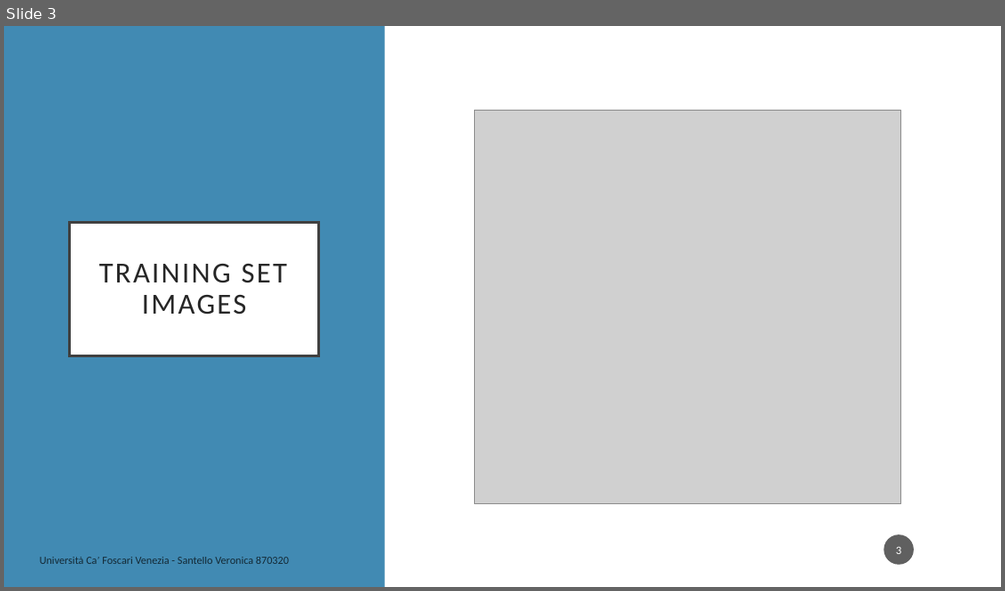
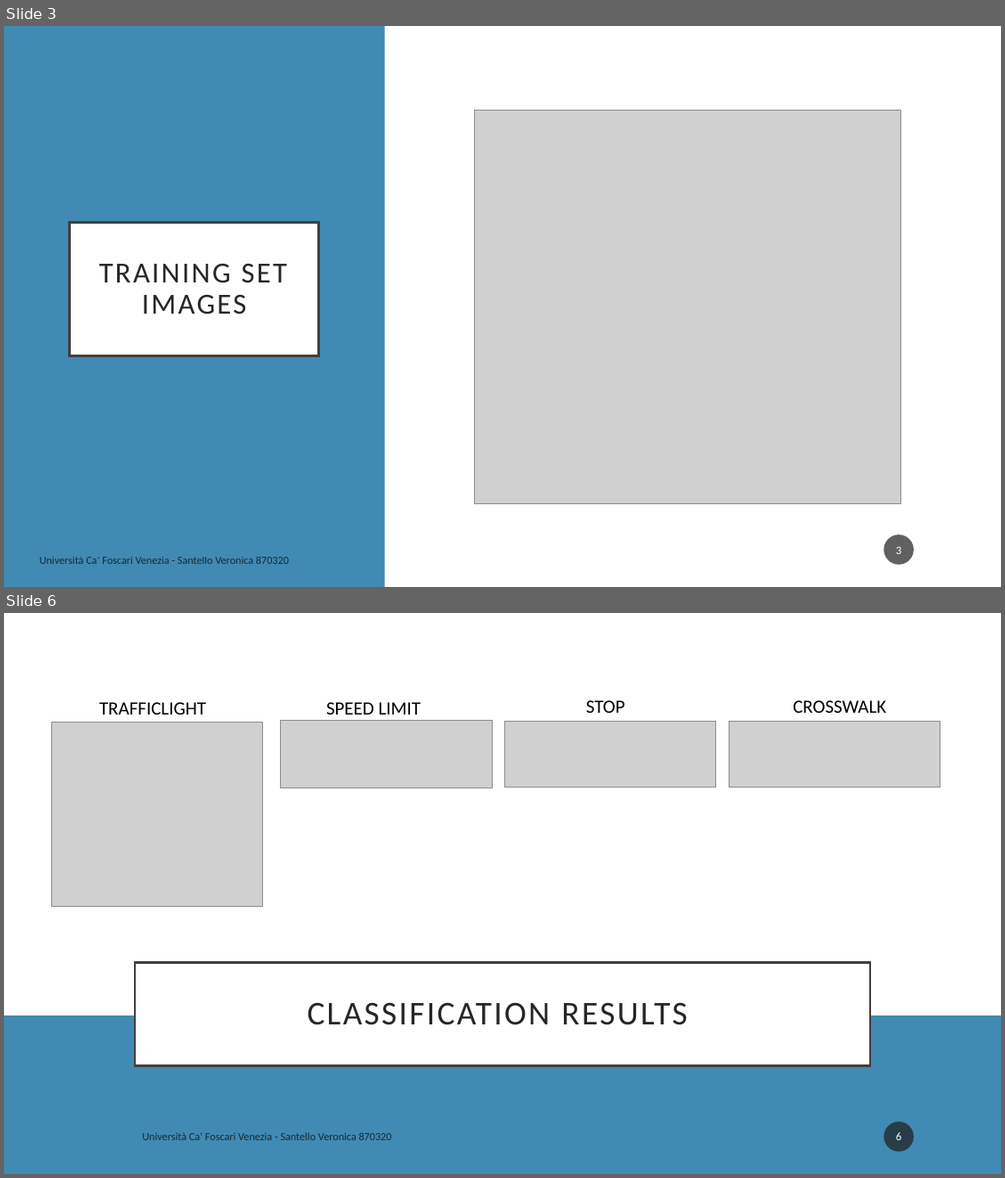
Before and after one commit to VeronicaSantello/Road-Sign-Classifier, a slide deck: road sign recognition.pptx. Shown one above the other, each under a label of ours: slide 3 before the commit, slides 3 and 6 after it; the slides between them are not shown. The pictures are 1005x591 and 1005x1178 pixels, drawn with LibreOffice and Linux fonts; fonts in the diff are those of the drawing; grey boxes stand for pictures. Boxes give left, top, right and bottom in pixels: in the first picture for what was removed or moved away, otherwise in the second. Text is boxed around its words. In the diff, an @@ line names an element or a change of style, - is before the commit and + after.

```diff
--- a/road sign recognition.pptx
+++ b/road sign recognition.pptx
@@ slide 6 added at [4,613,1001,1174], background #418AB3 @@
@@ rectangle added at [4,613,1001,1015], fill #FFFFFF @@
@@ text added at [99,702,206,714], 18 pt, text #000000 @@
+TRAFFICLIGHT
@@ text added at [326,702,421,714], 18 pt, text #000000 @@
+SPEED LIMIT
@@ text added at [586,700,625,713], 18 pt, text #000000 @@
+STOP
@@ text added at [793,700,886,713], 18 pt, text #000000 @@
+CROSSWALK
@@ picture added at [51,722,262,906] @@
@@ picture added at [281,721,492,788] @@
@@ picture added at [505,722,716,787] @@
@@ picture added at [729,722,940,787] @@
@@ title added at [135,962,870,1065], fill #FFFFFF, outline #404040 2.5 pt, 32 pt, text #262626 @@
+CLASSIFICATION RESULTS
@@ text added at [142,1132,392,1140], 10.5 pt, text #000000 at 70% opacity @@
+Università Ca’ Foscari Venezia - Santello Veronica 870320
@@ page number added at [884,1121,914,1151], fill #1D1D1D at 70% opacity, 11 pt, text #FFFFFF @@
+6
```
Also in this commit, not shown: 4 slides changed, 2 other slides added, 2 slides removed.
